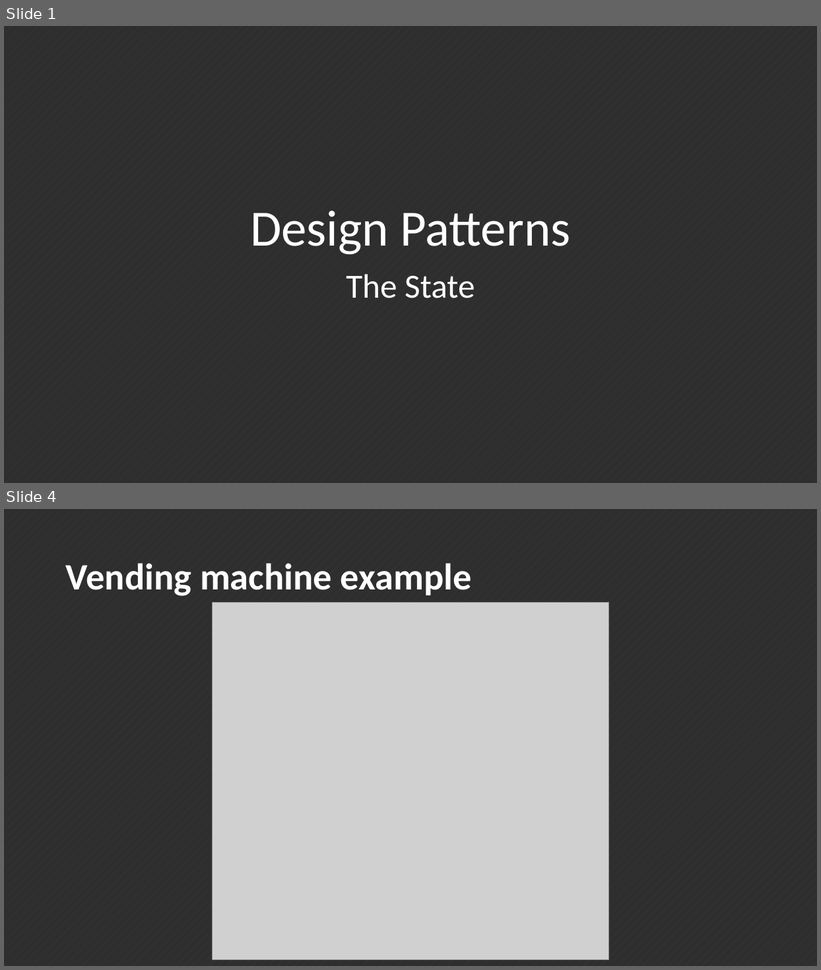
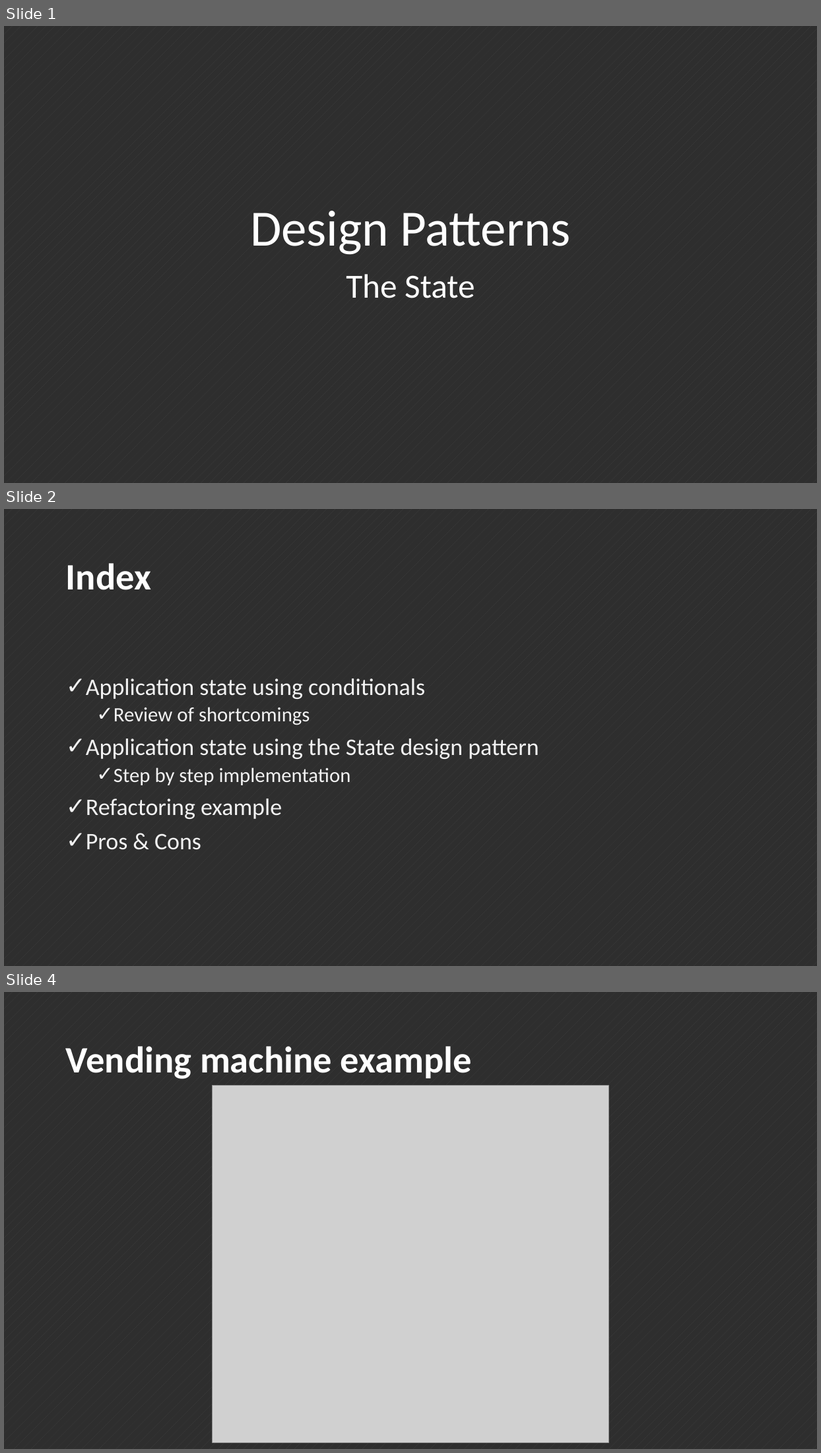
Before and after one commit to ahorguelin/thanks_microsoft, a slide deck: Design Patterns.pptx. Shown one above the other, each under a label of ours: slides 1 and 4 before the commit, slides 1, 2 and 4 after it; the slides between them are not shown. The pictures are 821x970 and 821x1453 pixels, drawn with LibreOffice and Linux fonts; fonts in the diff are those of the drawing; grey boxes stand for pictures. Boxes give left, top, right and bottom in pixels: in the first picture for what was removed or moved away, otherwise in the second. Text is boxed around its words. In the diff, an @@ line names an element or a change of style, - is before the commit and + after.

```diff
--- a/Design Patterns.pptx
+++ b/Design Patterns.pptx
@@ slide 2 added at box(4, 509, 817, 966), background pattern #404040 on #2E2E2E @@
@@ title added at box(66, 563, 151, 590), 44 pt, text #FFFFFF, bold @@
+Index
@@ text added at box(86, 679, 539, 850), 28 pt, text #F2F2F2 @@
+✓ Application state using conditionals
+  ✓ Review of shortcomings
+✓ Application state using the State design pattern
+  ✓ Step by step implementation
+✓ Refactoring example
+✓ Pros & Cons
```
Also in this commit, not shown: 6 slides changed, 1 slide removed.
